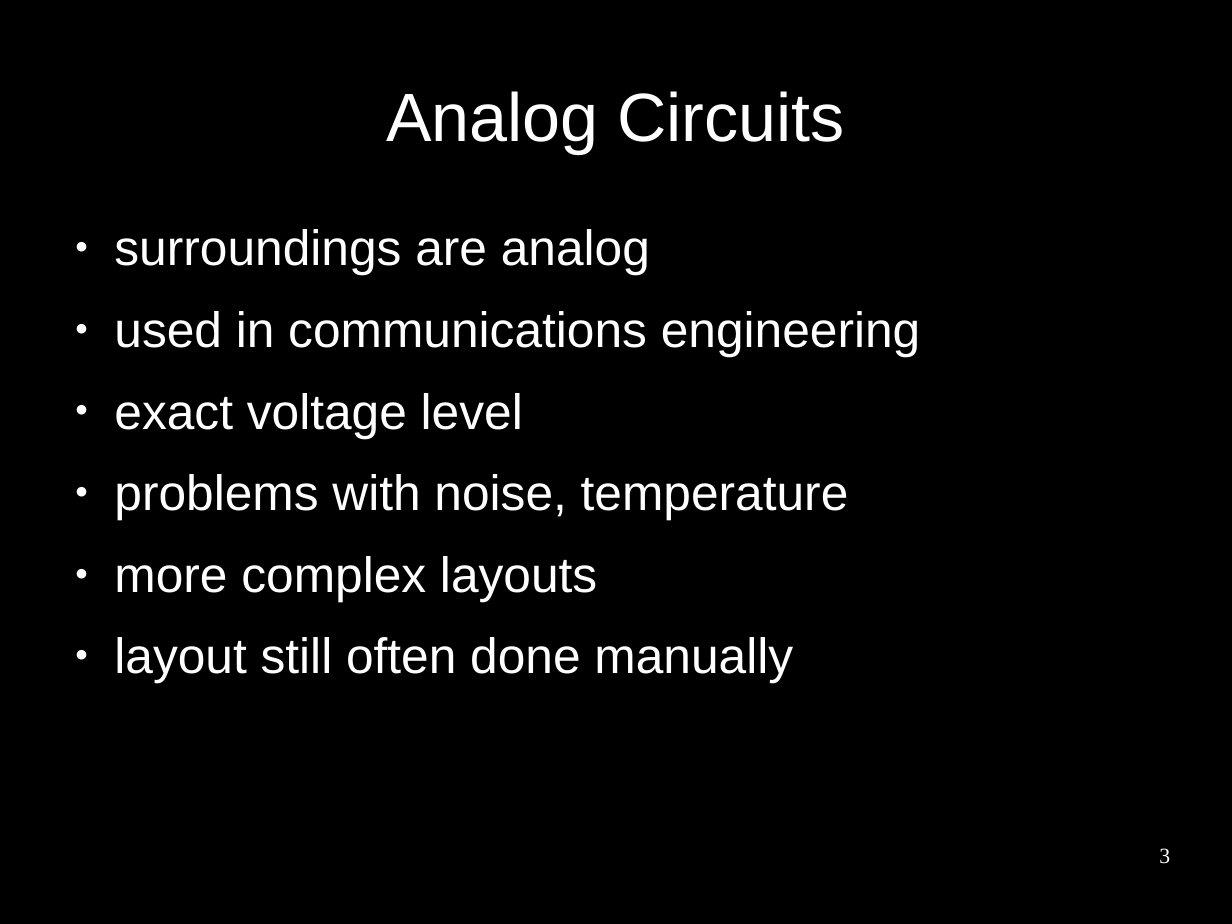
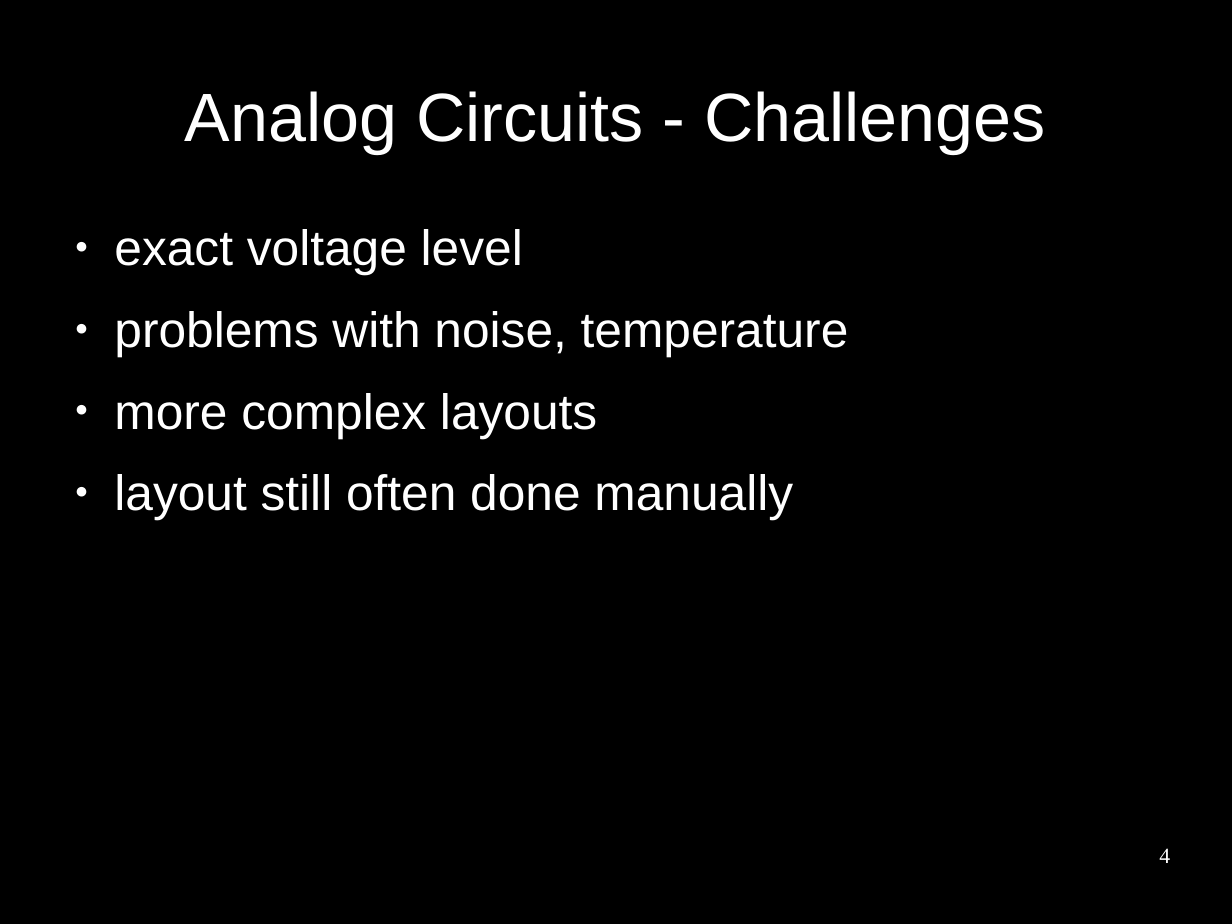
Before and after one commit to benediktibk/bachelorthesis, a slide deck: slide 4 of presentation.odp (slide 3 before the commit). Drawn at 1232x924 pixels with LibreOffice and Linux fonts; fonts in the diff are those of the drawing; background and template pictures are left out. Boxes give left, top, right and bottom in pixels: in the first picture for what was removed or moved away, otherwise in the second. Text is boxed around its words. In the diff, an @@ line names an element or a change of style, - is before the commit and + after.

```diff
--- a/presentation.odp
+++ b/presentation.odp
@@ title at <box>185,91,1046,153</box>: text changed @@
-Analog Circuits
+Analog Circuits - Challenges
@@ text at <box>114,229,921,357</box>: paragraphs removed @@
-● surroundings are analog
-● used in communications engineering
@@ page number at <box>1159,848,1170,863</box>: text changed @@
-3
+4
```
Also in this commit, not shown: 10 other slides changed, 1 slide added, 3 other files.
